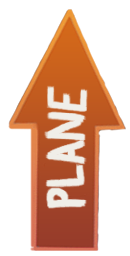
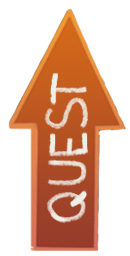
Before/after of a 130 × 256 layered artwork. What changed in the layer stack:
added layer "Layer 22" in group "Group 2" over [44,73,88,224]
hid "Layer 21" over [44,85,89,209]
